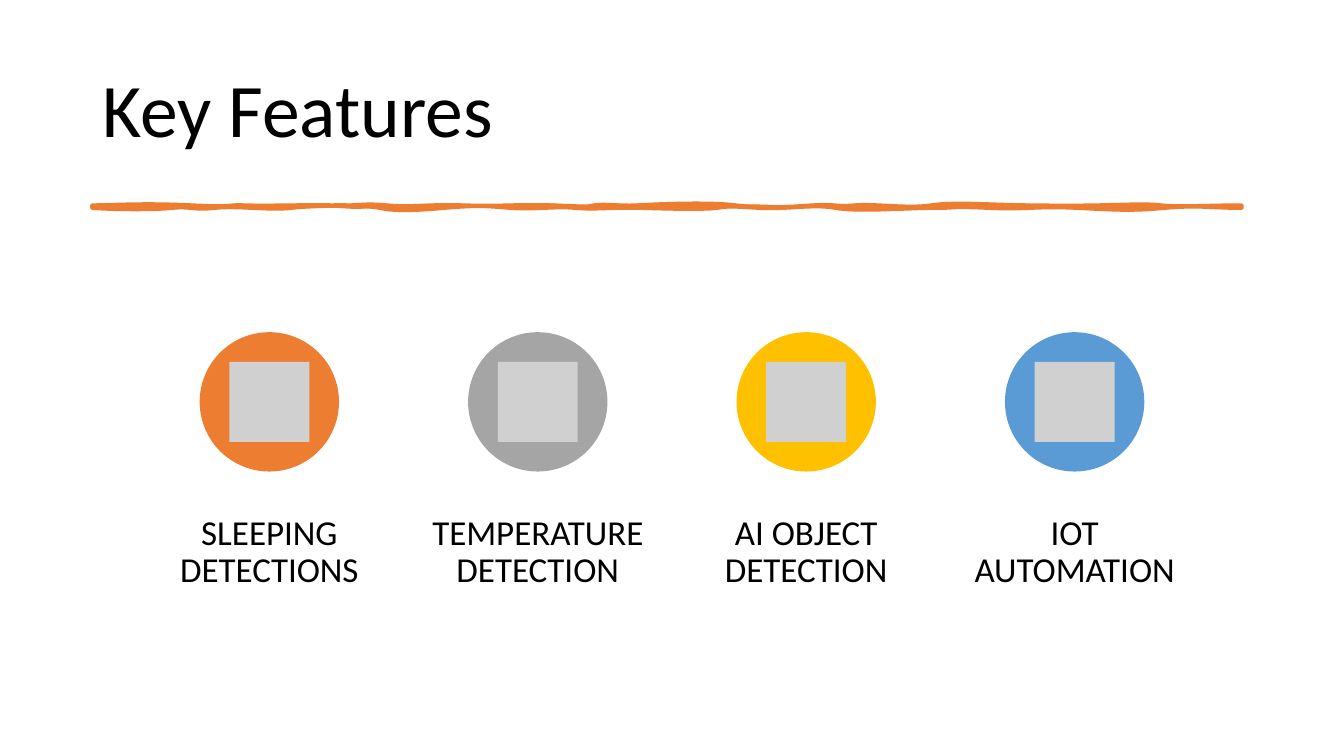
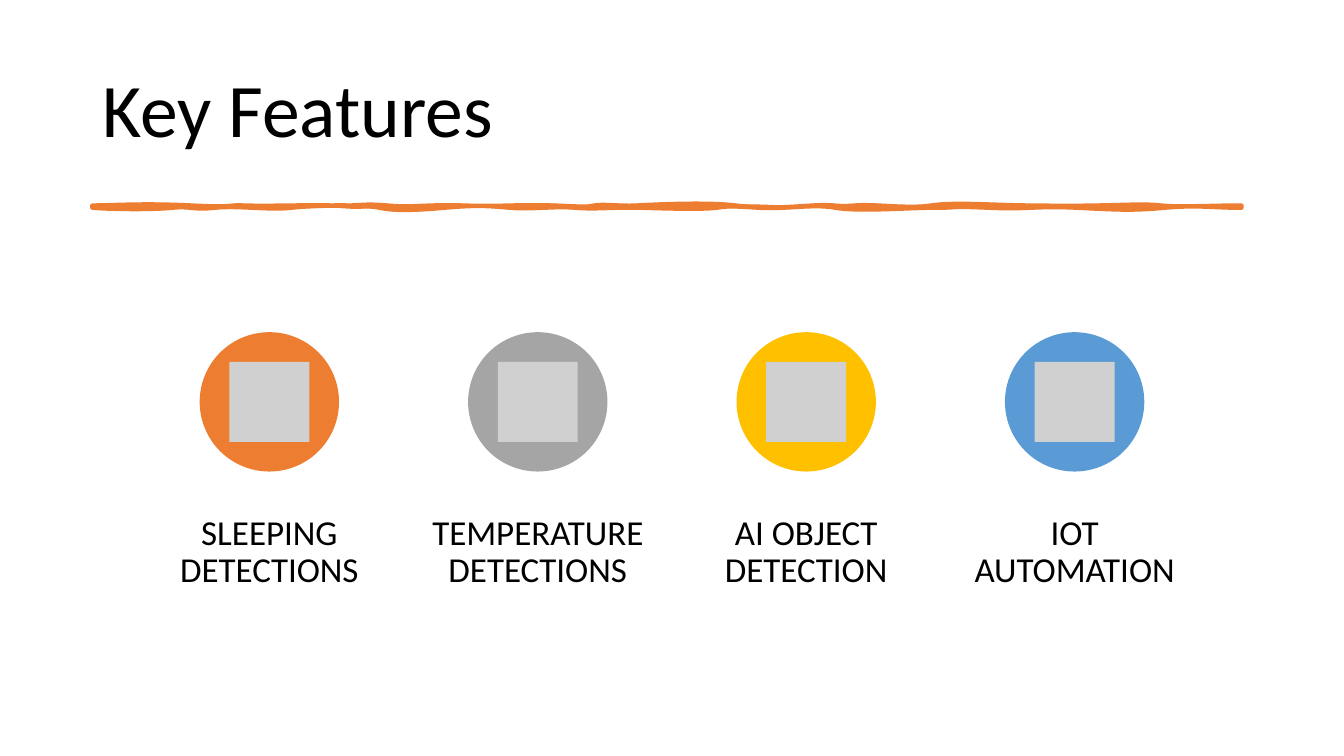
Before and after one commit to smarttommyau/aiot_bedroom, a slide deck: slide 23 of project_documents/P21_pitching_deck_AIoT Bedroom.pptx. Drawn at 1344x756 pixels with LibreOffice and Linux fonts; fonts in the diff are those of the drawing; grey boxes stand for pictures. Boxes give left, top, right and bottom in pixels: in the first picture for what was removed or moved away, otherwise in the second. Text is boxed around its words. In the diff, an @@ line names an element or a change of style, - is before the commit and + after.

```diff
--- a/project_documents/P21_pitching_deck_AIoT Bedroom.pptx
+++ b/project_documents/P21_pitching_deck_AIoT Bedroom.pptx
@@ text at [432,522,643,583]: text changed @@
-TEMPERATURE DETECTION
+TEMPERATURE DETECTIONS
```
Also in this commit, not shown: 8 other slides changed.
